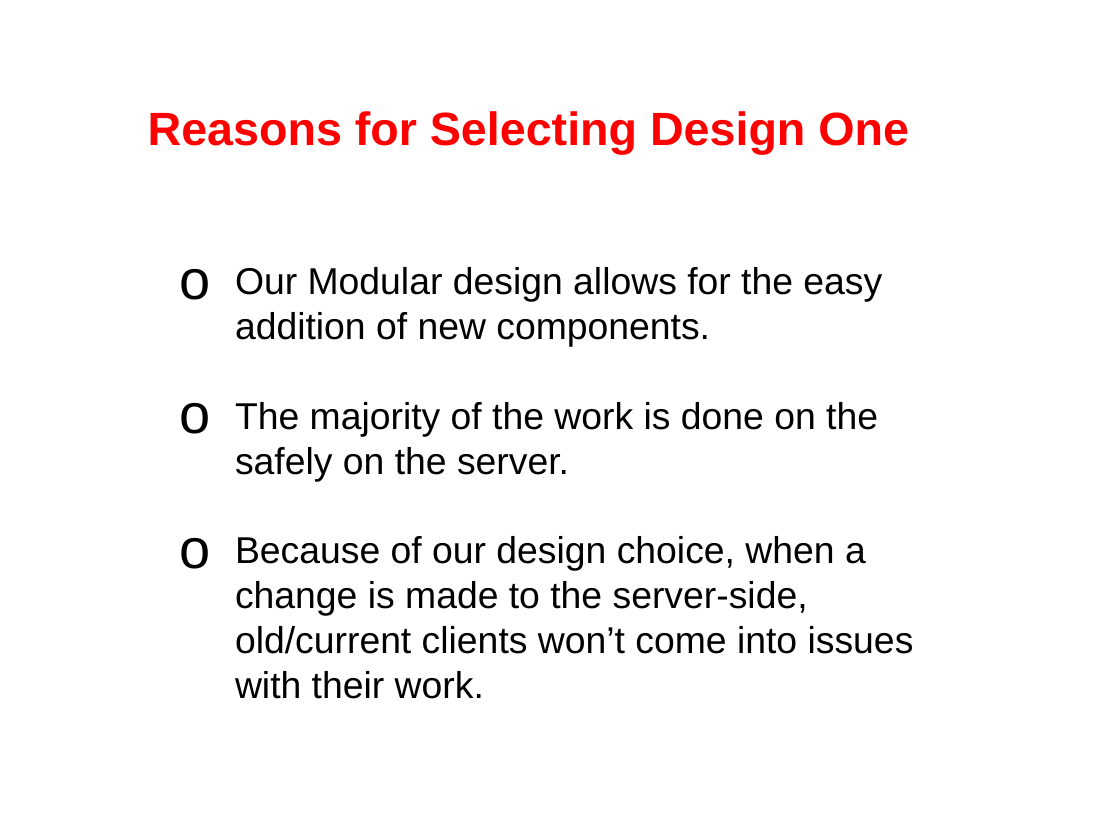
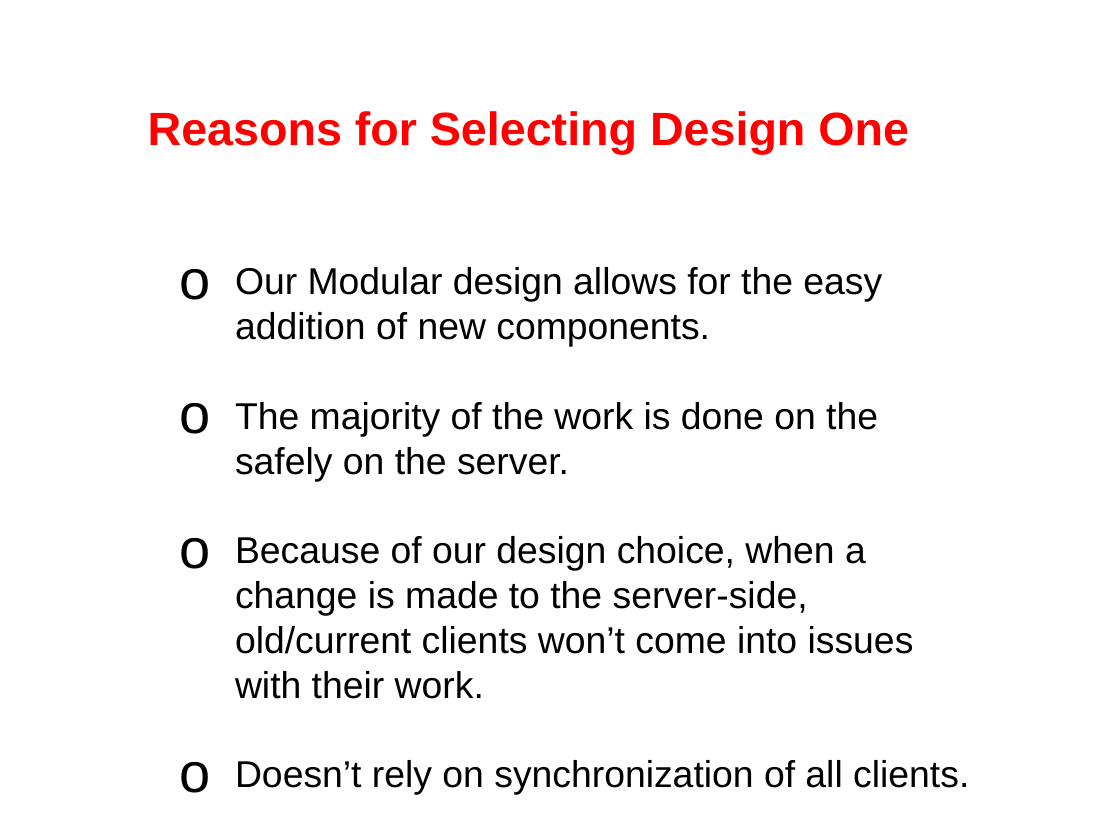
Before and after one commit to jjm3x3/propertyManager, a slide deck: slide 8 of DesignPlans.pptx. Drawn at 1120x840 pixels with LibreOffice and Linux fonts; fonts in the diff are those of the drawing. Boxes give left, top, right and bottom in pixels: in the first picture for what was removed or moved away, otherwise in the second. Text is boxed around its words. In the diff, an @@ line names an element or a change of style, - is before the commit and + after.

```diff
--- a/DesignPlans.pptx
+++ b/DesignPlans.pptx
@@ text at [235,760,969,795]: paragraph added @@
+  o Doesn’t rely on synchronization of all clients.
```
Also in this commit, not shown: 1 other file.
